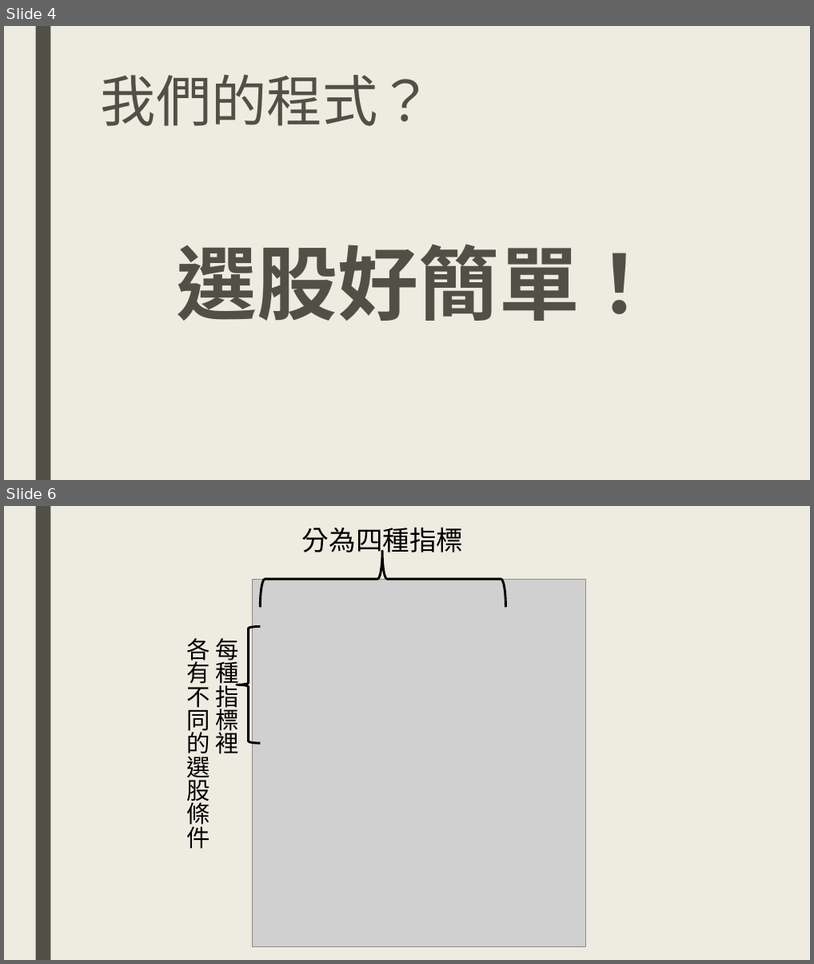
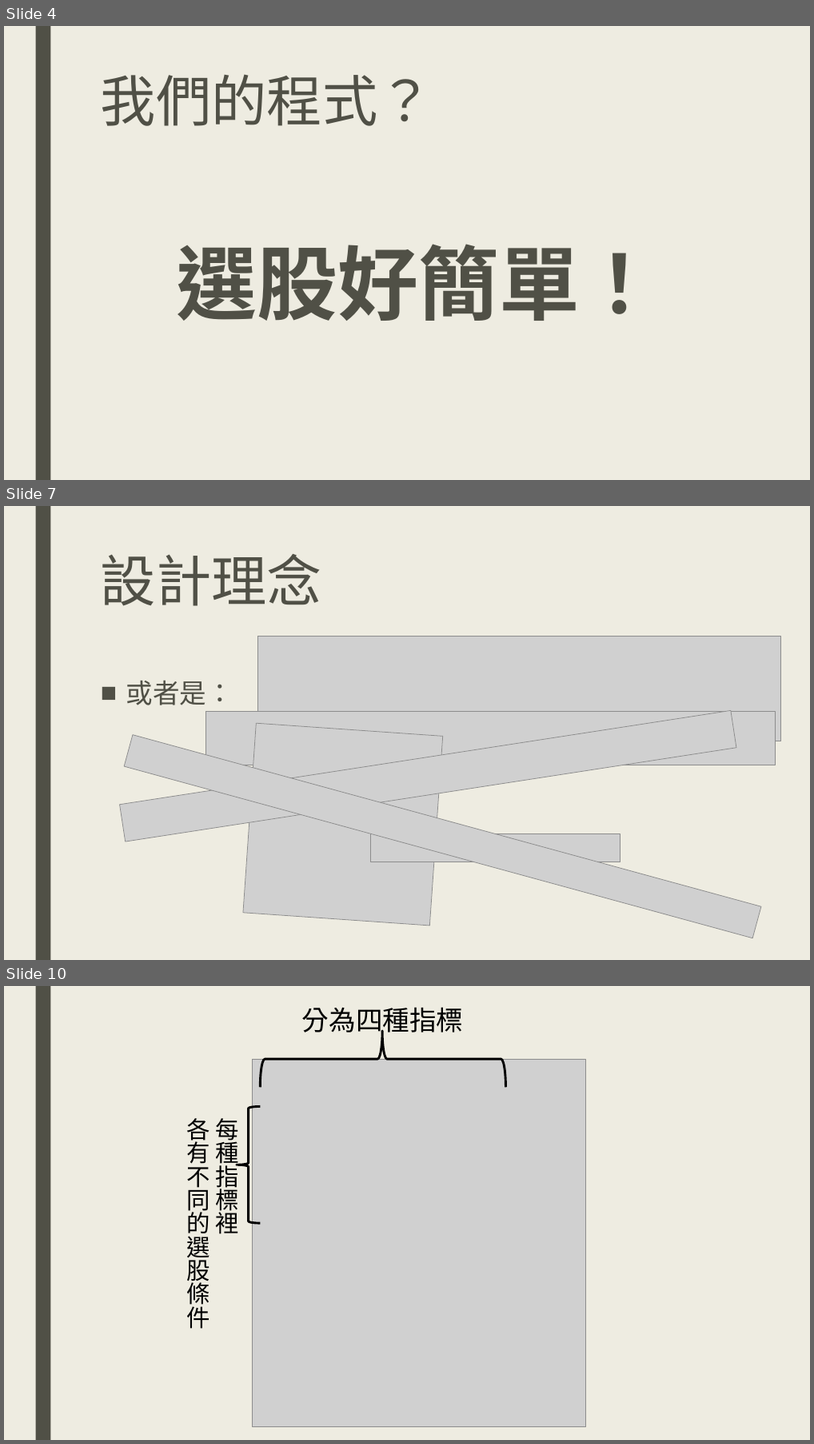
Before and after one commit to DanTsai0903/Stock-King-Project, a slide deck: 商管程式報告.pptx. Shown one above the other, each under a label of ours: slides 4 and 6 before the commit, slides 4, 7 and 10 after it; the slides between them are not shown. The pictures are 814x964 and 814x1444 pixels, drawn with LibreOffice and Linux fonts; fonts in the diff are those of the drawing; grey boxes stand for pictures. Boxes give left, top, right and bottom in pixels: in the first picture for what was removed or moved away, otherwise in the second. Text is boxed around its words. In the diff, an @@ line names an element or a change of style, - is before the commit and + after.

```diff
--- a/商管程式報告.pptx
+++ b/商管程式報告.pptx
@@ slide 7 added at [4,506,810,960], background #EEECE1; not listed: 1 template element that a slide beside it also shows @@
@@ title added at [101,554,322,606], 66 pt, text #505046 @@
+設計理念
@@ picture added at [258,636,781,740] @@
@@ text added at [126,680,234,705], 32 pt, text #505046 @@
+■ 或者是：
@@ picture added at [120,711,737,841] @@
@@ picture added at [206,712,776,765] @@
@@ picture added at [124,735,762,938] @@
@@ picture added at [243,723,443,925] @@
@@ picture added at [370,834,621,862] @@
@@ what was slide 6 is now slide 10 @@
```
Also in this commit, not shown: 2 slides changed, 4 other slides added.
